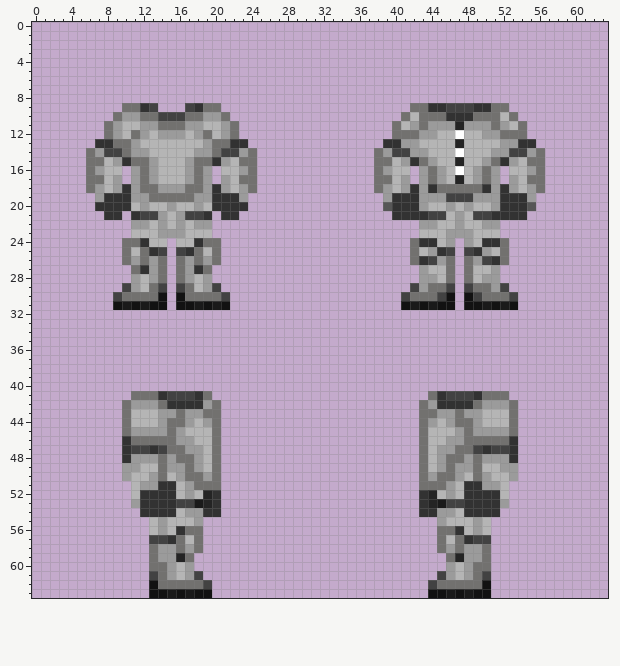
A pixel-art sprite gets an edit: Resources/Textures/TS/Clothing/OuterClothing/Hardsuits/obs-4-engineer.rsi/equipped-OUTERCLOTHING.png. Above is the file before it was changed.
The file is 64x64 pixels. Colours within 5 levels of each other are drawn and written as one.
And afterwards:
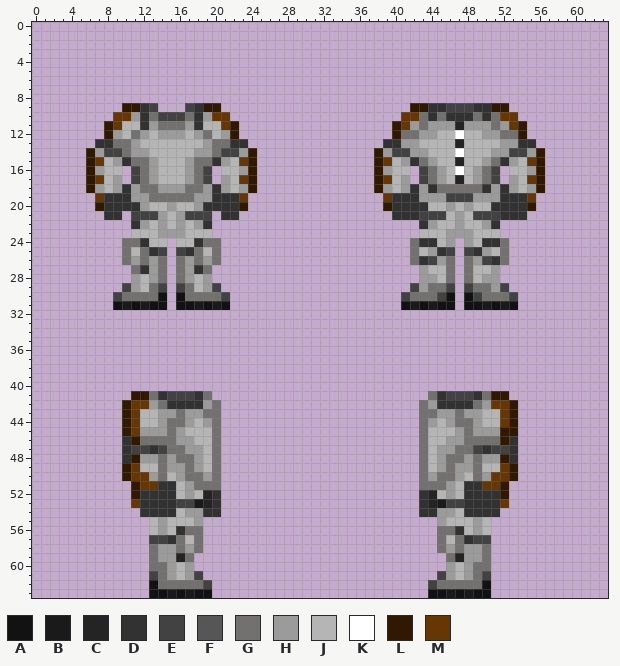
Palette (. is transparent): A #121212  B #1a1a1a  C #242424  D #323232  E #424242  F #565656  G #72716f  H #9b9b9b  J #b5b5b5  K #ffffff  L #301900  M #663603
From old to new:
@@ x 0..63 @@
  8 ................................................................
- 9 ..........GGDE...EDGG.....................GGDDEEEDDGG...........
-10 .........GHHGGEEEGGHHG...................GJGGGDDDGGGJG..........
-11 ........GHJJHHGGGHHJJHG.................GJHGHHHCHHHGHJG.........
-12 ........GHJGHJHHHJHGJHG.................GGGHHJJKJJHHGGG.........
+ 9 ..........LLDE...EDLL.....................LLDDEEEDDLL...........
+10 .........MMHDGEEEGDHMM...................MMGDGDDDGDGMM..........
+11 ........LMJJDHGGGHDJJML.................LMHGHHHCHHHGHML.........
+12 ........LHJGHJHHHJHGJHL.................LGGHHJJKJJHHGGL.........
 13 .......DDGGHJJJJJJJHGGDD...............DDHHJJJJCJJJJHHDD........
-14 ......GHEEGHHJJJJJHHGEEHG.............GHEEHHJJJKJJJHHEEHG.......
-15 ......GGJHDGGHJJJHGGDHJGG.............GGJHDGHJJCJJHGDHJGG.......
-16 ......GHJJ.HGHJJJHGH.JJHG.............GHJJ.HGHJKJHGH.JJHG.......
-17 ......GGJH.HGHJJJHGH.HJGG.............GGJH.HGHJCJHGH.HJGG.......
-18 ......GHJHDHGGHHHGGHDHJHG.............GHJHDHDGGGGGDHDHJHG.......
-19 .......HDDDHHGGGGGHHDDDH...............HDDDHHHEEEHHHDDDH........
-20 .......DDDDJHJJHJJHJDDDD...............FDDDHJJHJHJJHDDDF........
-21 ........DD.DEEHJHEED.DD.................DDDDEEJHJEEDDDD.........
-22 ...........HHJHJHJHH.......................HHJJHJJHH............
+14 ......LHEEGHHJJJJJHHGEEHL.............LHEEHHJJJKJJJHHEEHL.......
+15 ......LMJHDGGHJJJHGGDHJML.............LMJHDGHJJCJJHGDHJML.......
+16 ......LHJJ.EGHJJJHGE.JJHL.............LHJJ.EGHJKJHGE.JJHL.......
+17 ......LMJH.EGHJJJHGE.HJML.............LMJH.EGHJCJHGE.HJML.......
+18 ......LHJHDHGGHHHGGHDHJHL.............LHJHDHDGGGGGDHDHJHL.......
+19 .......MDDDHHGGGGGHHDDDM...............MDDDHHHEEEHHHDDDM........
+20 .......LDDDDHJJHJJHDDDDL...............LDDDDJJHJHJJDDDDL........
+21 ........DD.EEEHJHEEE.DD.................DDDEEEJHJEEEDDD.........
+22 ...........DHJHJHJHD.......................DHJJHJJHD............
 23 ...........JJJHHHJJJ.......................JJJHHHJJJ............
@@ x 0..63 @@
 40 ................................................................
-41 ...........GGGDEEEDG........................GDEEEDGGG...........
-42 ..........GHHHGDDDDHG......................GHDDDDGHHHG..........
-43 ..........GJJJHHGHHGG......................GGHHGHHJJJG..........
-44 ..........GJJJHGGHJHG......................GHJHGGHJJJG..........
-45 ..........GHHHHGHJJJG......................GJJJHGHHHHG..........
-46 ..........DGGGGGHHJJG......................GJJHHGGGGGD..........
+41 ...........LLGDEEEDG........................GDEEEDGLL...........
+42 ..........LMMHGDDDDHG......................GHDDDDGHMML..........
+43 ..........LMJJHHGHHGG......................GGHHGHHJJML..........
+44 ..........LMJJHGGHJHG......................GHJHGGHJJML..........
+45 ..........LMHHHGHJJJG......................GJJJHGHHHLL..........
+46 ..........DLGGGGHHJJG......................GJJHHGGGGLD..........
 47 ..........DEEDEGGHHJG......................GJHHGGEDEED..........
-48 ..........DHHHGHGGHJG......................GJHGGHGHHHD..........
-49 ..........HHJJGHHGHJG......................GJHGHHGJJHH..........
-50 ..........HJJHGJHGGHG......................GHGGHJGHJJH..........
-51 ...........JHHDDJHGGG......................GGGHJDDHHJ...........
-52 ...........JDDDDJHJCD......................DCJHJDDDDJ...........
-53 ...........HDDDDEEBCD......................DCBEEDDDDH...........
+48 ..........DLHHGHGGHJG......................GJHGGHGHHLD..........
+49 ..........LMJJGHHGHJG......................GJHGHHGJJML..........
+50 ..........LMMHGJHGGHG......................GHGGHJGHMML..........
+51 ...........LMMDDJHGGG......................GGGHJDDMML...........
+52 ...........LDDDDJHJCD......................DCJHJDDDDL...........
+53 ...........MDDDDEEBCD......................DCBEEDDDDM...........
 54 ............DDDDJHHDD......................DDHHJDDDD............
